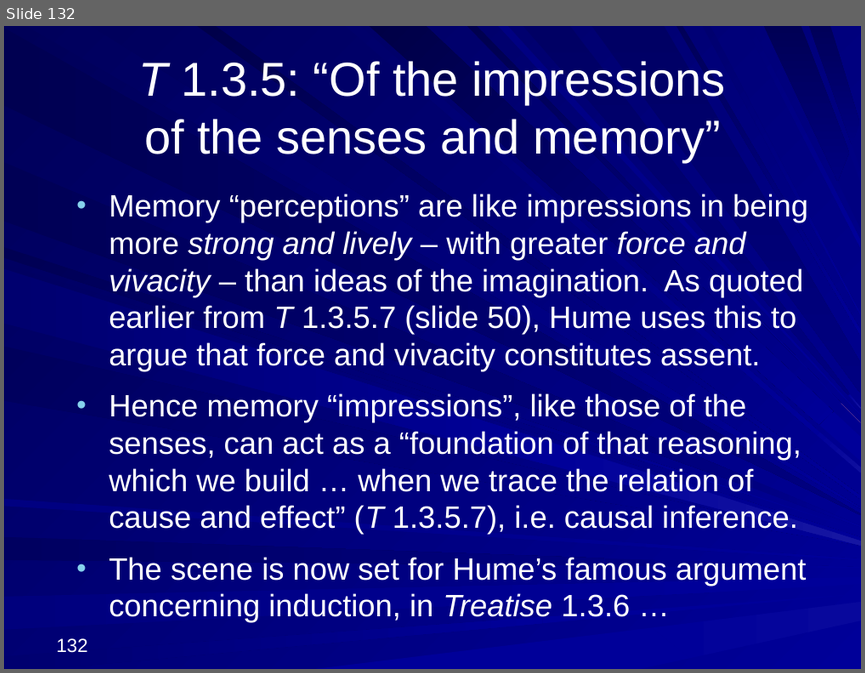
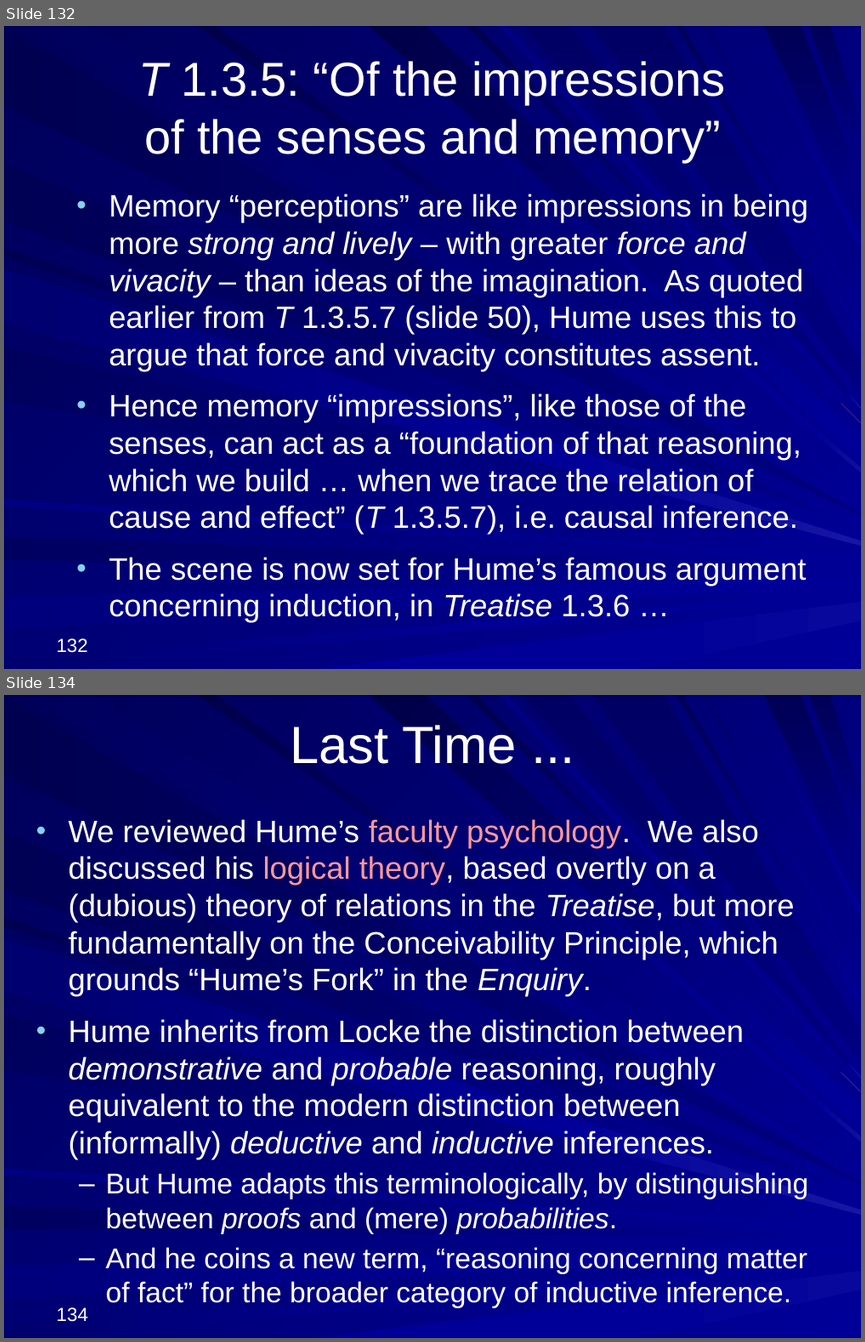
Before and after one commit to englishphilosophy/hume-texts-online, a slide deck: teaching/lectures/2025_Hume_MT_current.pptx. Shown one above the other, each under a label of ours: slide 132 before the commit, slides 132 and 134 after it; the slides between them are not shown. The pictures are 865x673 and 865x1342 pixels, drawn with LibreOffice and Linux fonts; fonts in the diff are those of the drawing. Boxes give left, top, right and bottom in pixels: in the first picture for what was removed or moved away, otherwise in the second. Text is boxed around its words. In the diff, an @@ line names an element or a change of style, - is before the commit and + after.

Commit message:
Uploading Hume lecture 4

```diff
--- a/teaching/lectures/2025_Hume_MT_current.pptx
+++ b/teaching/lectures/2025_Hume_MT_current.pptx
@@ slide 134 added at (x1=4, y1=695, x2=861, y2=1338), background gradient #000078 to #000099; not listed: 37 template elements that a slide beside it also shows @@
@@ title added at (x1=290, y1=725, x2=517, y2=764), 44 pt, text #FFFFFF @@
+Last Time ...
@@ text added at (x1=69, y1=819, x2=809, y2=1308), 26 pt, text #FFFFFF @@
+• We reviewed Hume’s faculty psychology. We also discussed his logical theory, based overtly on a (dubious) theory of relations in the Treatise, but more fundamentally on the Conceivability Principle, which grounds “Hume’s Fork” in the Enquiry.
+• Hume inherits from Locke the distinction between demonstrative and probable reasoning, roughly equivalent to the modern distinction between (informally) deductive and inductive inferences.
+  – But Hume adapts this terminologically, by distinguishing between proofs and (mere) probabilities.
+  – And he coins a new term, “reasoning concerning matter of fact” for the broader category of inductive inference.
@@ page number added at (x1=57, y1=1307, x2=88, y2=1321), 16 pt, text #FFFFFF @@
+134
```
Also in this commit, not shown: 41 other slides added, 2 other files.
